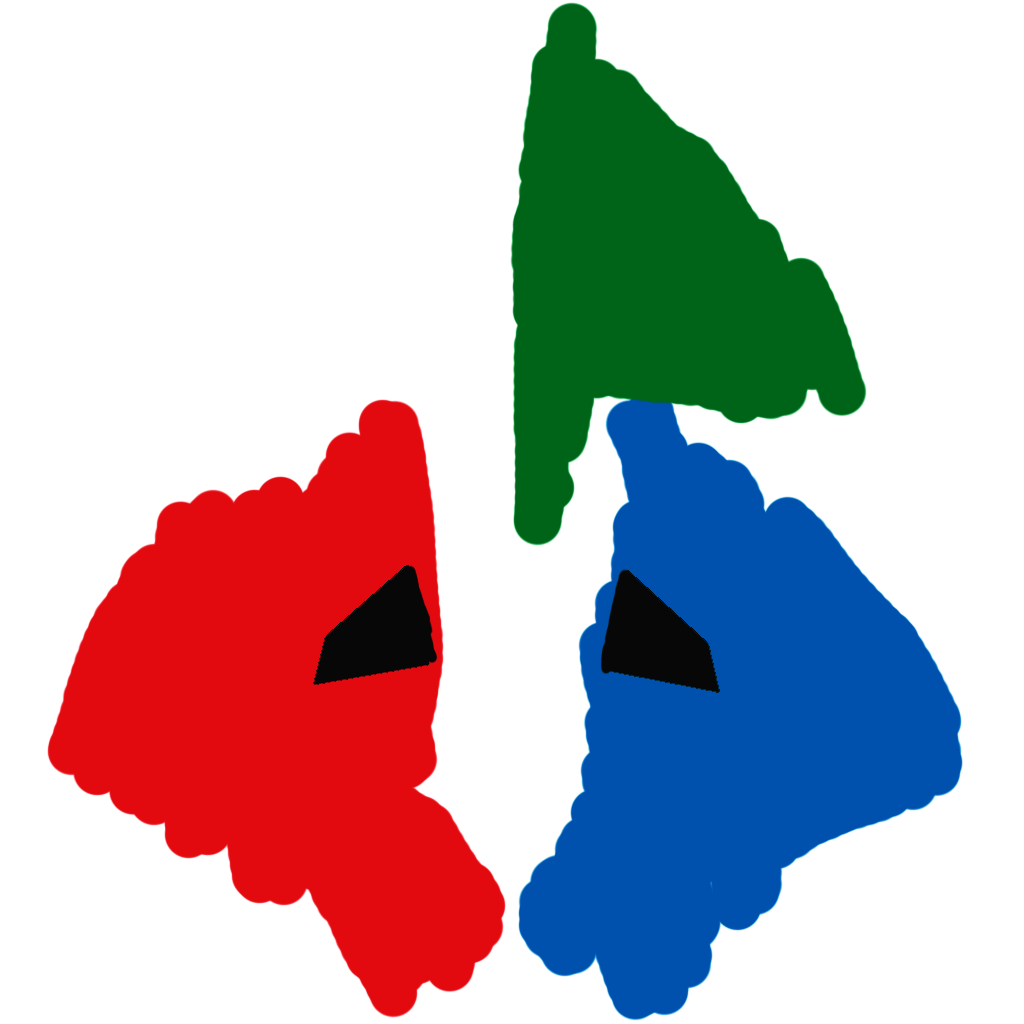
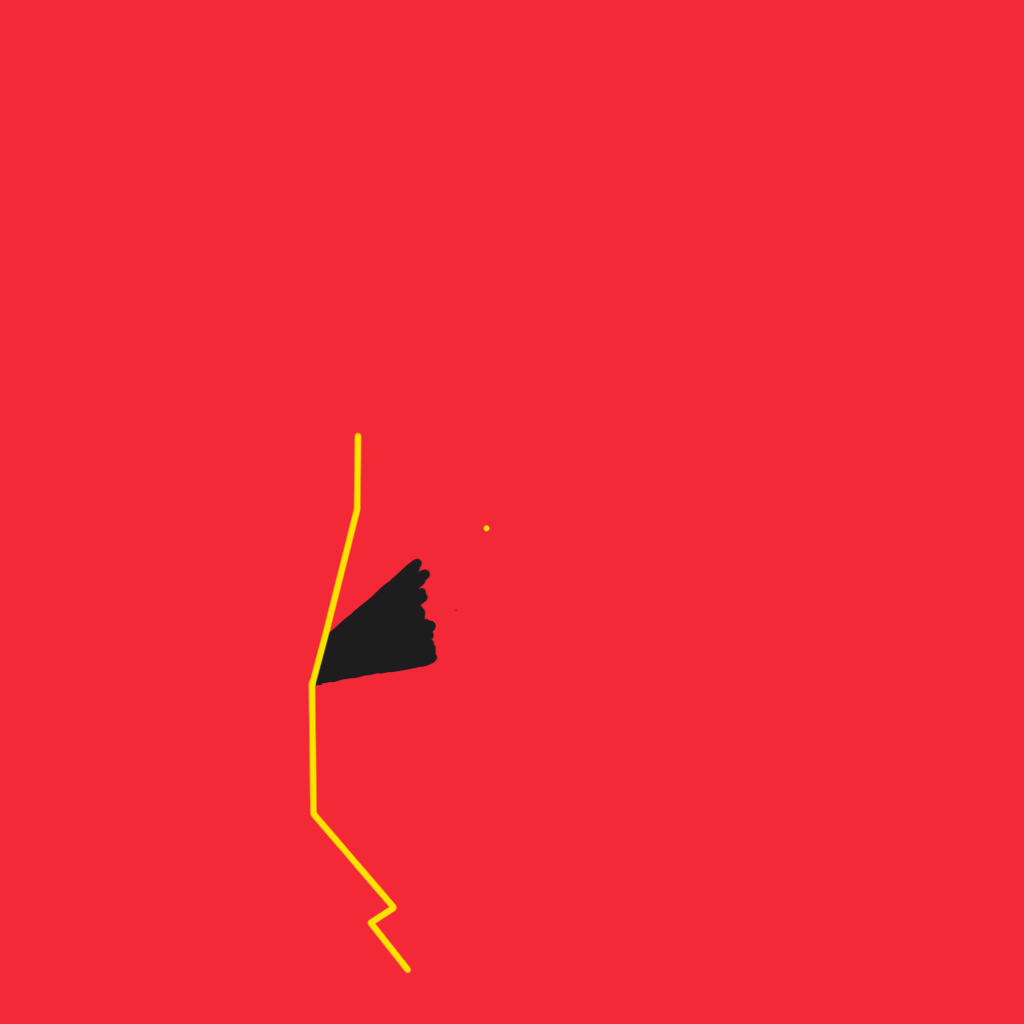
Two versions of the same layered image (1024×1024). Layer-by-layer changes:
added layer "Layer 10" above "Layer 9" over [307, 431, 491, 975]
added layer "Layer 9" above "Layer 8" over [312, 558, 458, 687]
added layer "Layer 8" above "Group 1" over [0, 0, 1024, 1024]
moved "Layer 2" into group "Group 1" over [47, 2, 964, 1021]
